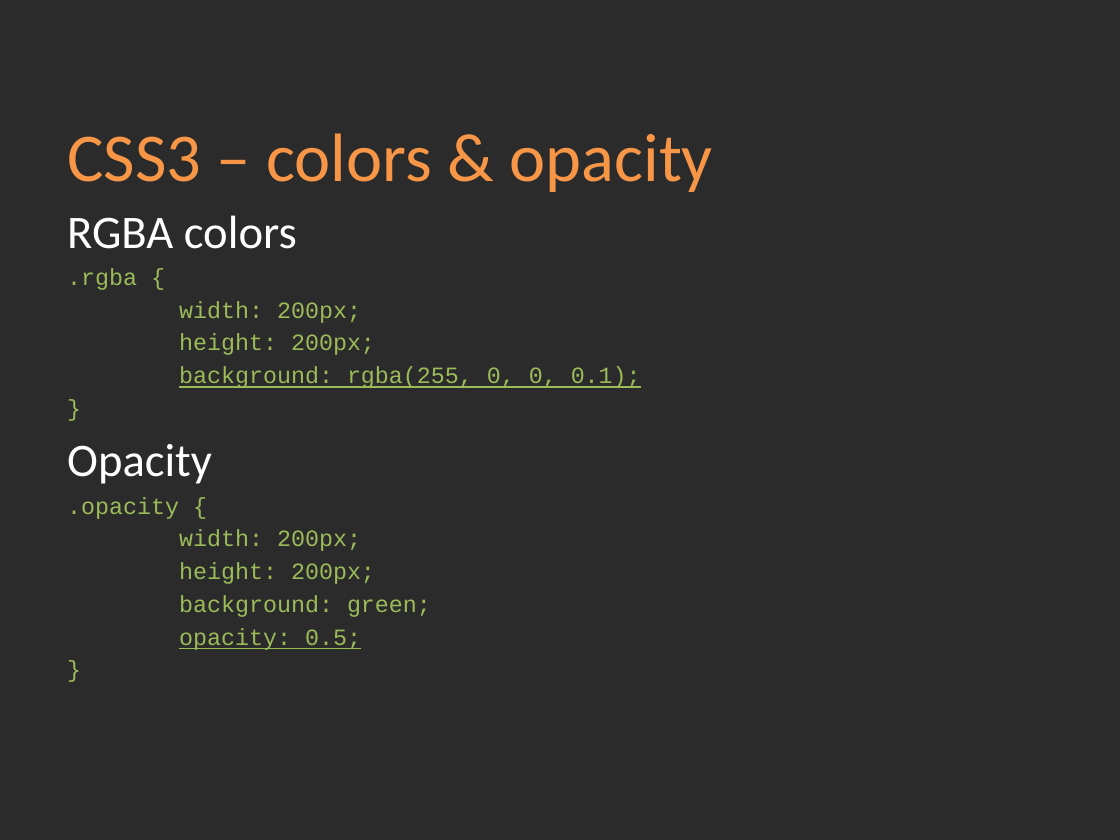
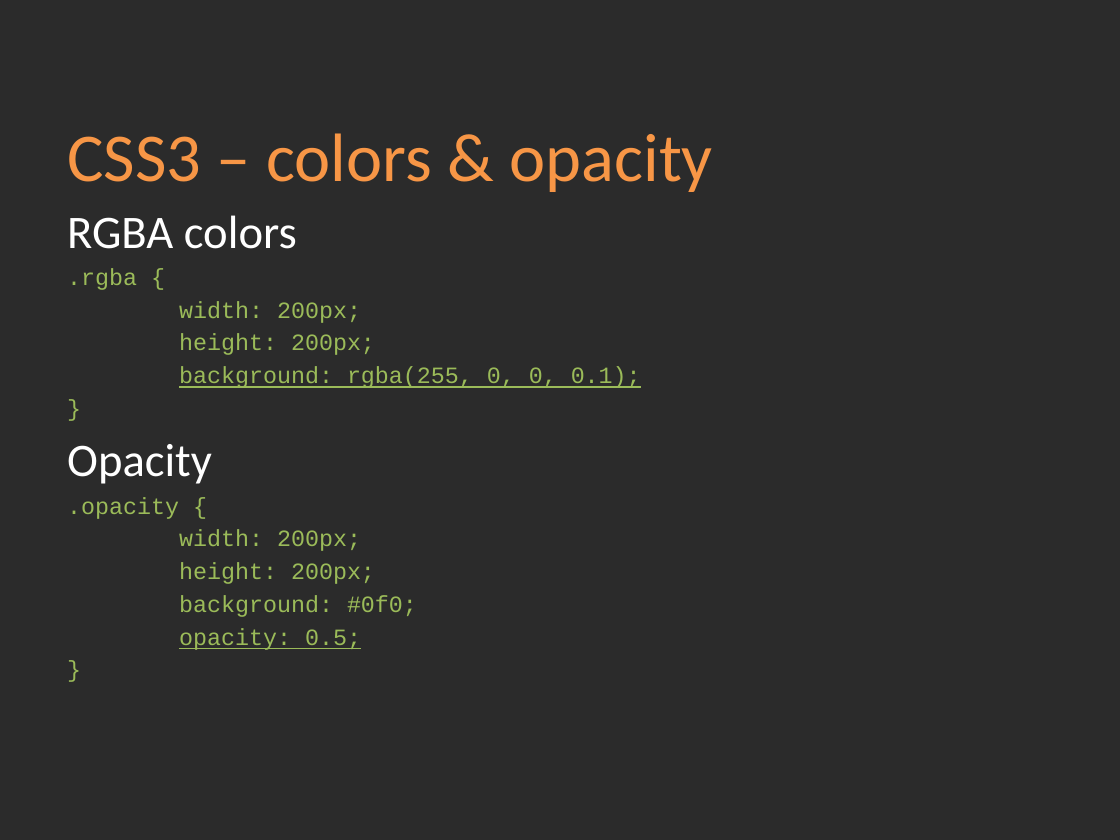
Before and after one commit to Academy-Soft-Intellect/Front-End-Course, a slide deck: slide 9 of 05-CSS3.pptx. Drawn at 1120x840 pixels with LibreOffice and Linux fonts; fonts in the diff are those of the drawing; background and template pictures are left out; a plain dark background stands for a picture behind light text. Boxes give left, top, right and bottom in pixels: in the first picture for what was removed or moved away, otherwise in the second. Text is boxed around its words. In the diff, an @@ line names an element or a change of style, - is before the commit and + after.

```diff
--- a/05-CSS3.pptx
+++ b/05-CSS3.pptx
@@ text at bbox=[179, 595, 417, 617]: text changed @@
-background: green;
+background: #0f0;
```
Also in this commit, not shown: 1 other slide changed, 6 other files.
